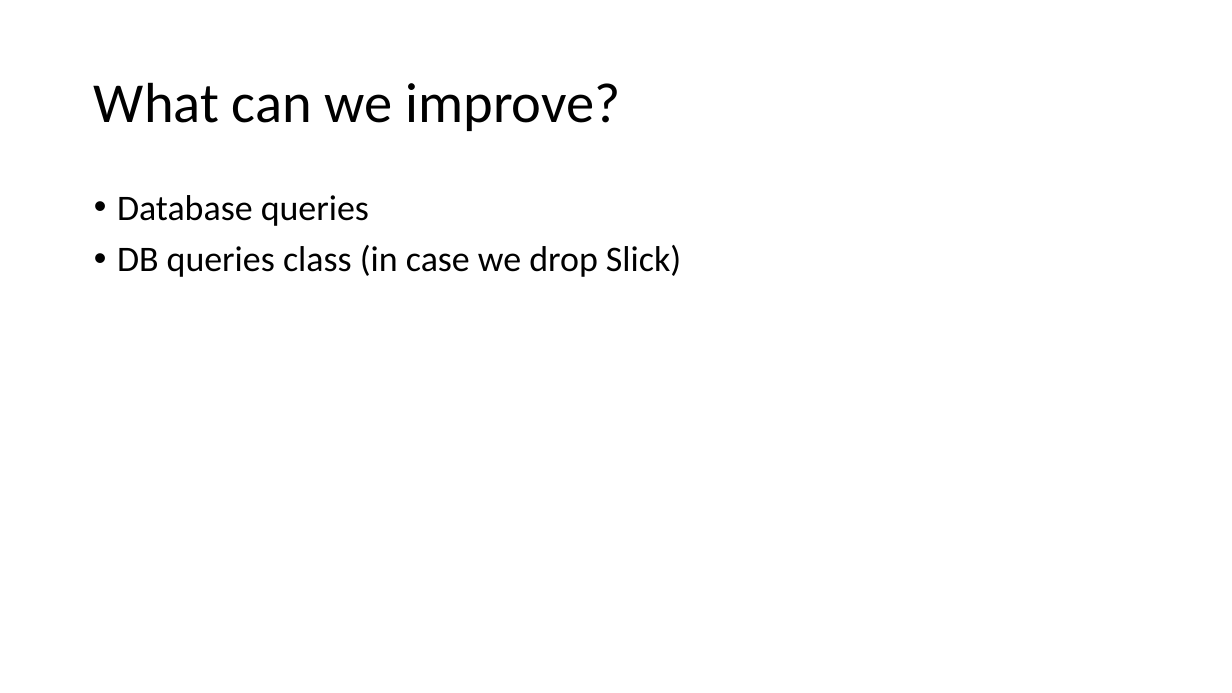
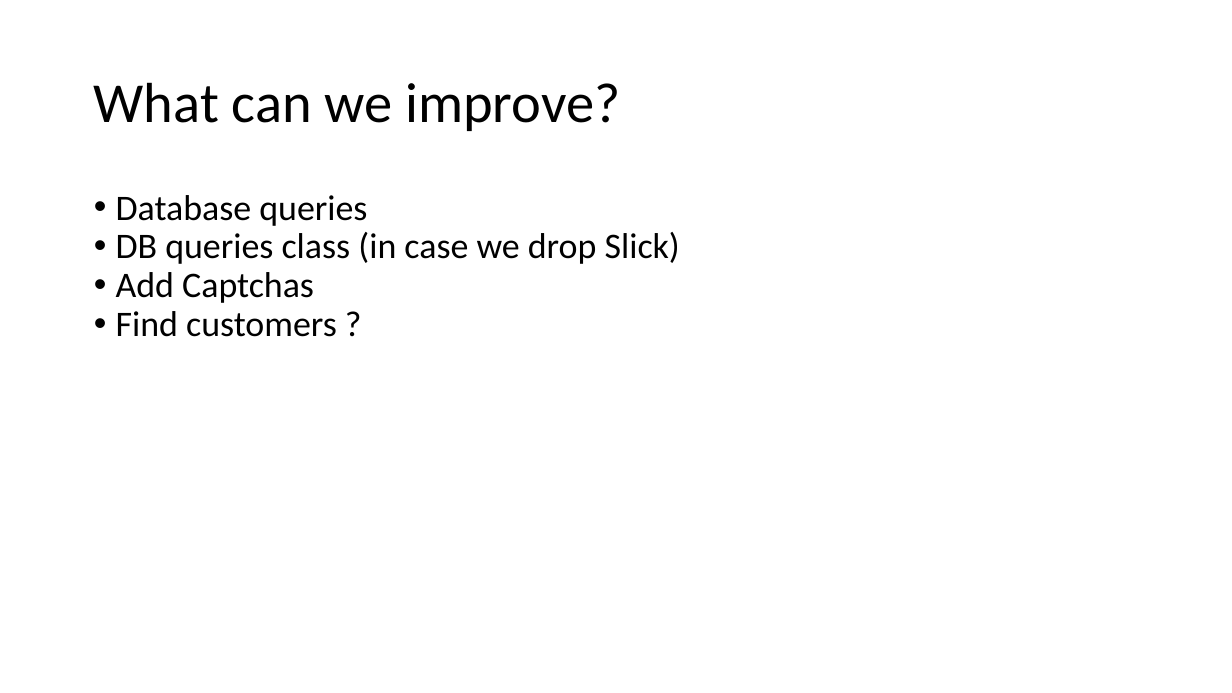
Before and after one commit to joke1196/HolyJobs, a slide deck: slide 10 of HolyJobs.pptx. Drawn at 1232x693 pixels with LibreOffice and Linux fonts; fonts in the diff are those of the drawing. Boxes give left, top, right and bottom in pixels: in the first picture for what was removed or moved away, otherwise in the second. Text is boxed around its words. In the diff, an @@ line names an element or a change of style, - is before the commit and + after.

```diff
--- a/HolyJobs.pptx
+++ b/HolyJobs.pptx
@@ text at (116, 195, 680, 264): indent changed; less space between paragraphs @@
@@ text at (116, 272, 337, 337): paragraphs added @@
+• Add Captchas
+• Find customers ?
```
Also in this commit, not shown: 6 other slides changed, 31 other files.
